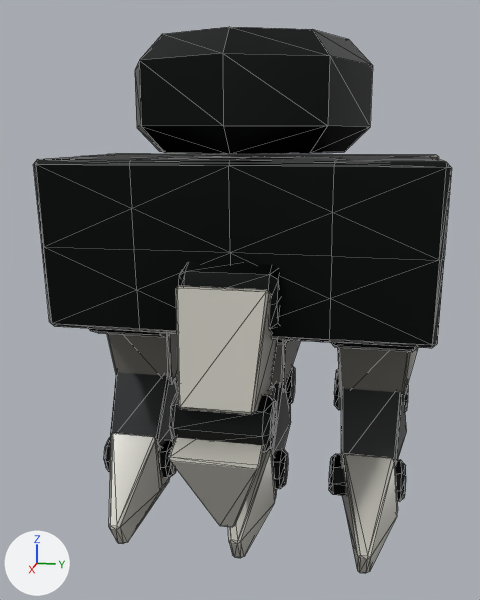
Before and after pictures for a commit that changed the glTF model assets/export/models/bastion.hand.glb.
Both versions are drawn from a camera (50 mm lens) standing at (2.227, 0.414, 0.607) and looking at (0.04, -0.024, 0.06). Lighting does not change. The marker at lower left points along +X, +Y and +Z. The picture after the commit comes second. Mesh edges are drawn as thin lines.
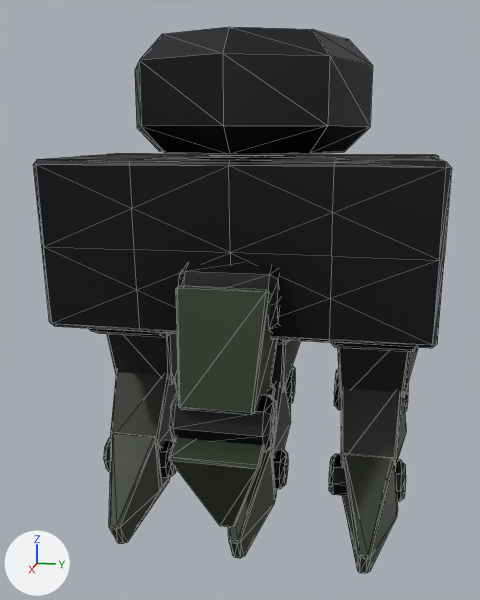
The newer file is also rescaled (x4.5) as a whole; pictures and numbers use the older file's frame.

The change, as JSON lines over the scene's bpy script:
```json
{"block": "mat_armor", "where": "n0 = _N.new('ShaderNodeBsdfPrincipled'); n0.name = 'Principled BSDF'"}
{"op": "set", "path": "n0.inputs[2].default_value", "old": "0.35", "new": "0.55", "note": "'Roughness'"}
{"block": "mat_armor", "where": "n2 = _N.new('ShaderNodeMix'); n2.name = 'Mix'"}
{"op": "set", "path": "n2.inputs[7].default_value", "old": "(0.57, 0.554, 0.492, 1.0)", "new": "(0.0245, 0.0363, 0.0153, 1.0)", "note": "'B', light grey #c7c4ba -> 'B', dark green #2b3621"}
```

What differs and where, as boxes [x1, y1, x2, y2] in the pictures (480 x 600 px):
```json
{"object": "Mesh_0", "change": "surface changed", "before": [34, 47, 451, 573], "after": [34, 47, 451, 573]}
```
